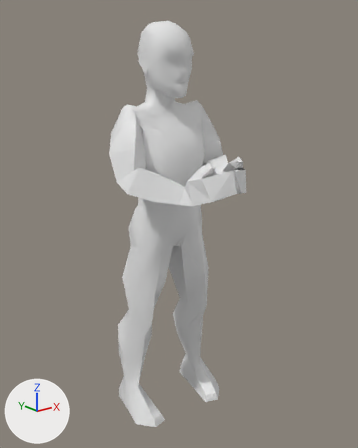
The FBX model Contents/mods/Mixology/media/anims_X/Bob/TTRP-ChugjugIdle.fbx, before and after one commit.
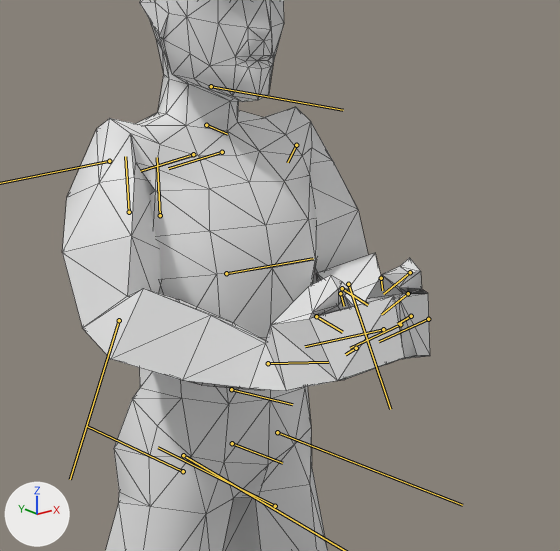
Old and new are each drawn whole from a camera (50 mm lens) standing at (-0.722, -0.917, 0.882) and looking at (-0.015, -0.034, 0.529) and again close up on the part from 24% to 82% of the width and 13% to 59% of the height. The axes (+X, +Y, +Z) are drawn at lower left. The lights are the same throughout. Both versions are drawn at frame 29 of the action 'TTRP_ChugJugIdle'; the numbers are the values there. The bones that bend it are drawn over the model as lines in the close-ups. The close-ups show mesh edges as thin lines.

Objects in the first close-up: 'Body_NoDress'.
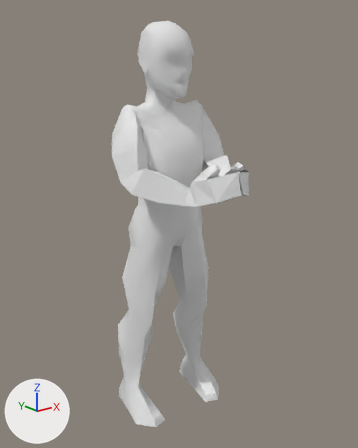
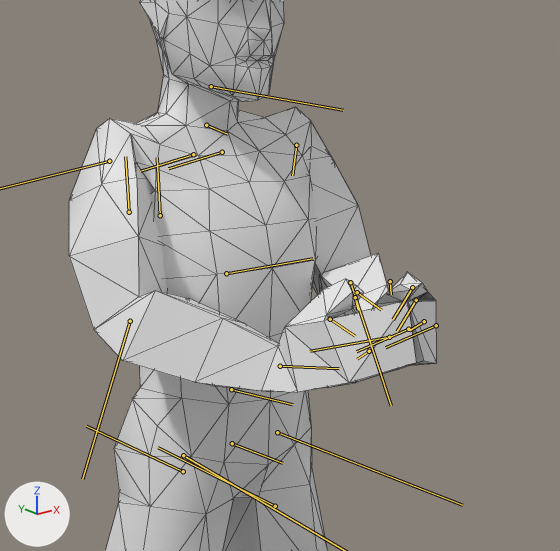
Boxes [x1, y1, x2, y2] around the edits, measured in the close-ups (560 x 551 px):
'Body_NoDress', posed: before [62, 0, 430, 551]; after [69, 0, 437, 551]
bone 'Bip01_L_UpperArm', root to tip: before (296, 145) to (287, 162); after (296, 145) to (292, 175)
bone 'Bip01_L_Forearm', root to tip: before (348, 284) to (390, 409); after (350, 282) to (391, 405)
bone 'Bip01_L_Hand', root to tip: before (383, 329) to (305, 346); after (389, 337) to (310, 351)
bone 'Bip01_L_Finger0', root to tip: before (408, 293) to (381, 314); after (416, 300) to (397, 331)
bone 'Bip01_R_Forearm', root to tip: before (119, 320) to (70, 479); after (130, 321) to (82, 479)
bone 'Bip01_R_Hand', root to tip: before (268, 363) to (328, 362); after (280, 366) to (339, 368)

The change, as a list of edits to the scene's bpy script:
```text
Change bone_bip01_l_upperarm:
    where bone_bip01_l_upperarm = bpy.data.objects['Bip01'].pose.bones['Bip01_L_UpperArm']  # child of 'Bip01_L_Clavicle'
    bone_bip01_l_upperarm.rotation_quaternion: (0.773, 0.117, 0.513, -0.355) -> (0.754, 0.088, 0.517, -0.394)  # degrees (-22, 61, -63) -> degrees (-31, 58, -73)
Change bone_bip01_l_forearm:
    where bone_bip01_l_forearm = bpy.data.objects['Bip01'].pose.bones['Bip01_L_Forearm']  # child of 'Bip01_L_UpperArm'
    bone_bip01_l_forearm.rotation_quaternion: (0.869, 0.0, 0.0, -0.495) -> (0.907, 0.0, 0.0, -0.421)  # degrees (0, 0, -59) -> degrees (0, 0, -50)
Change bone_bip01_l_hand:
    where bone_bip01_l_hand = bpy.data.objects['Bip01'].pose.bones['Bip01_L_Hand']  # child of 'Bip01_L_Forearm'
    bone_bip01_l_hand.rotation_quaternion: (0.938, -0.098, 0.229, -0.241) -> (0.926, -0.119, 0.269, -0.237)  # degrees (-19, 23, -33) -> degrees (-23, 26, -34)
Change bone_bip01_l_finger0:
    where bone_bip01_l_finger0 = bpy.data.objects['Bip01'].pose.bones['Bip01_L_Finger0']  # child of 'Bip01_L_Hand'
    bone_bip01_l_finger0.rotation_quaternion: (1.0, 0.0, 0.0, 0.0) -> (0.977, 0.134, -0.016, 0.163)  # degrees (0, 0, 0) -> degrees (15, -4, 18)
Change bone_bip01_r_upperarm:
    where bone_bip01_r_upperarm = bpy.data.objects['Bip01'].pose.bones['Bip01_R_UpperArm']  # child of 'Bip01_R_Clavicle'
    bone_bip01_r_upperarm.rotation_quaternion: (0.792, -0.108, -0.493, -0.345) -> (0.769, -0.11, -0.513, -0.364)  # degrees (19, -59, -58) -> degrees (24, -60, -65)
Change bone_bip01_r_forearm:
    where bone_bip01_r_forearm = bpy.data.objects['Bip01'].pose.bones['Bip01_R_Forearm']  # child of 'Bip01_R_UpperArm'
    bone_bip01_r_forearm.rotation_quaternion: (0.885, 0.0, 0.0, -0.466) -> (0.898, 0.0, 0.0, -0.44)  # degrees (0, 0, -56) -> degrees (0, 0, -52)
Change bone_bip01_r_hand:
    where bone_bip01_r_hand = bpy.data.objects['Bip01'].pose.bones['Bip01_R_Hand']  # child of 'Bip01_R_Forearm'
    bone_bip01_r_hand.rotation_quaternion: (0.909, 0.079, -0.278, -0.3) -> (0.908, 0.033, -0.28, -0.31)  # degrees (20, -27, -42) -> degrees (15, -29, -42)
```
